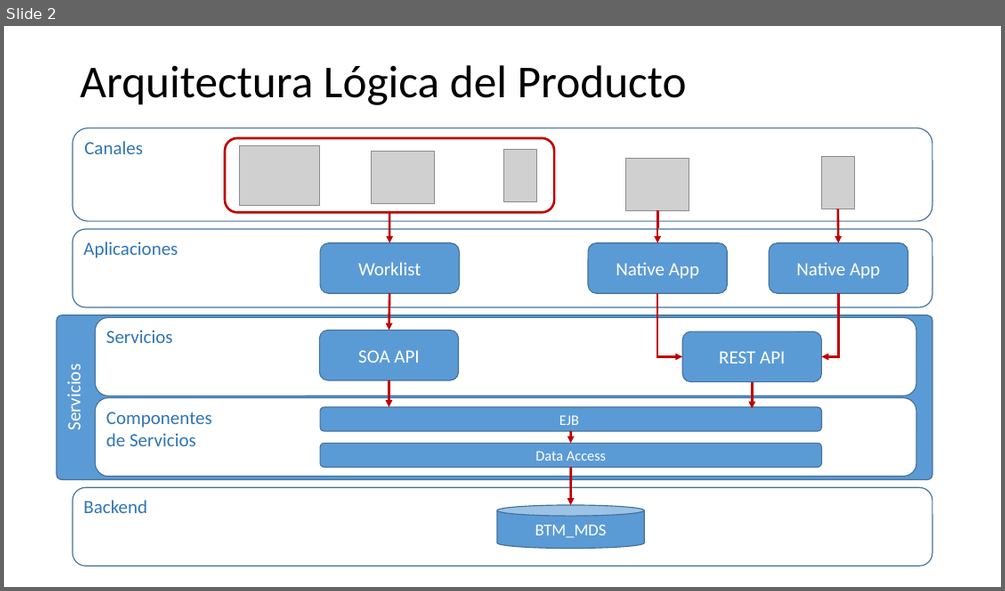
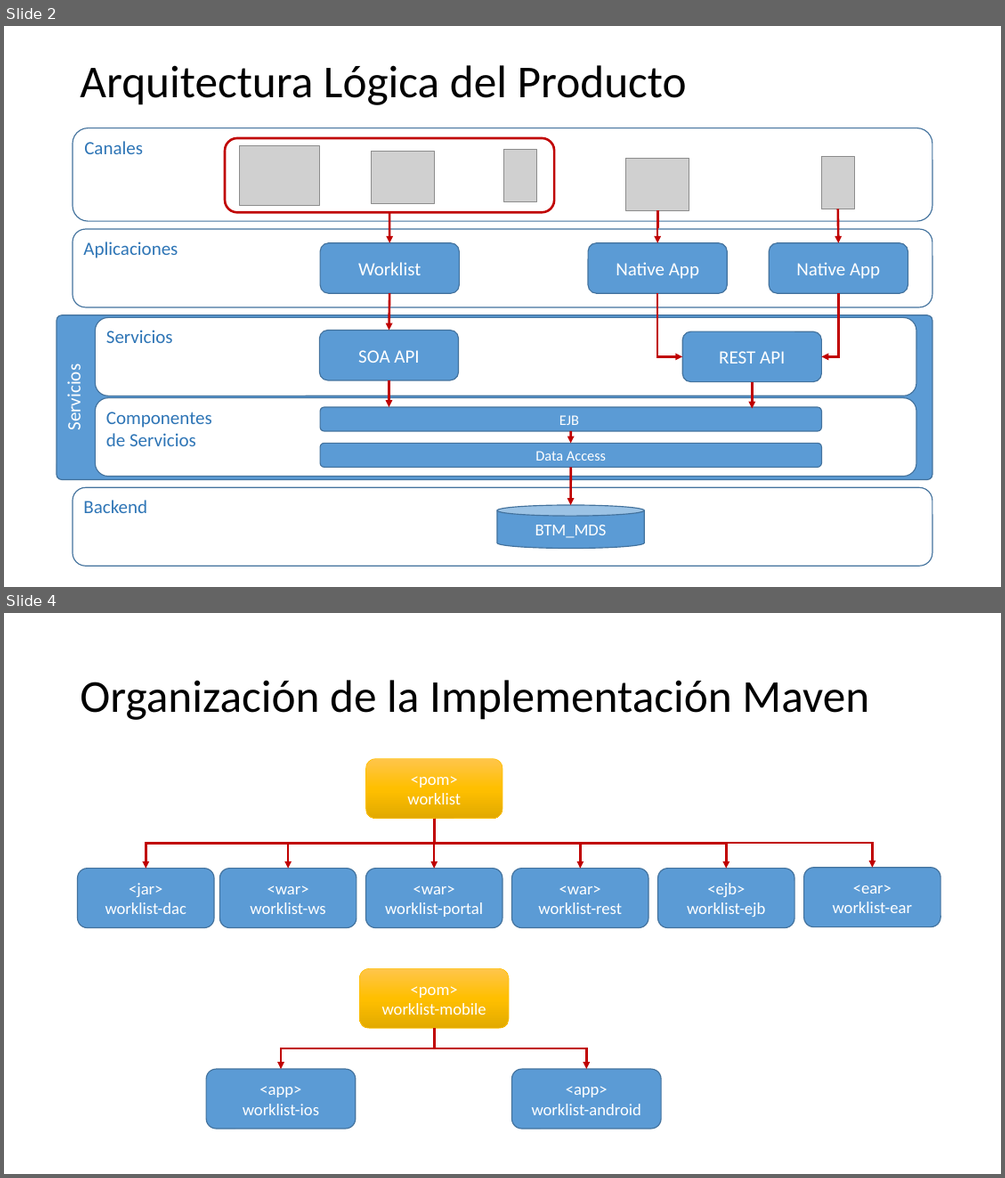
Before and after one commit to upcevo201402/bpm-btm, a slide deck: Diseno/Concepto_Arquitectura.pptx. Shown one above the other, each under a label of ours: slide 2 before the commit, slides 2 and 4 after it; the slides between them are not shown. The pictures are 1005x591 and 1005x1178 pixels, drawn with LibreOffice and Linux fonts; fonts in the diff are those of the drawing; grey boxes stand for pictures. Boxes give left, top, right and bottom in pixels: in the first picture for what was removed or moved away, otherwise in the second. Text is boxed around its words. In the diff, an @@ line names an element or a change of style, - is before the commit and + after.

```diff
--- a/Diseno/Concepto_Arquitectura.pptx
+++ b/Diseno/Concepto_Arquitectura.pptx
@@ slide 4 added at (4, 613, 1001, 1174), background #FFFFFF @@
@@ title added at (80, 680, 869, 720), 44 pt, text #000000 @@
+Organización de la Implementación Maven
@@ rounded rectangle added at (366, 759, 502, 819), fill gradient #FFC64B to #FFC000 to #E3AB00, outline #FFC000 0.5 pt, 16 pt, text #FFFFFF @@
+<pom>
+worklist
@@ elbow arrow added from (434, 819) to (146, 868), #C00000 2.25 pt @@
@@ elbow arrow added from (434, 819) to (288, 868), #C00000 2.25 pt @@
@@ elbow arrow added from (434, 819) to (727, 868), #C00000 2.25 pt @@
@@ elbow arrow added from (434, 819) to (581, 868), #C00000 2.25 pt @@
@@ elbow arrow added from (434, 819) to (434, 868), #C00000 2.25 pt @@
@@ elbow arrow added from (434, 819) to (872, 868), #C00000 2.25 pt @@
@@ rounded rectangle added at (77, 868, 214, 928), fill #5B9BD5, outline #43739E 1 pt, 16 pt, text #FFFFFF @@
+<jar>
+worklist-dac
@@ rounded rectangle added at (220, 868, 357, 928), fill #5B9BD5, outline #43739E 1 pt, 16 pt, text #FFFFFF @@
+<war>
+worklist-ws
@@ rounded rectangle added at (366, 868, 502, 928), fill #5B9BD5, outline #43739E 1 pt, 16 pt, text #FFFFFF @@
+<war>
+worklist-portal
@@ rounded rectangle added at (512, 868, 648, 928), fill #5B9BD5, outline #43739E 1 pt, 16 pt, text #FFFFFF @@
+<war>
+worklist-rest
@@ rounded rectangle added at (657, 868, 794, 928), fill #5B9BD5, outline #43739E 1 pt, 16 pt, text #FFFFFF @@
+<ejb>
+worklist-ejb
@@ rounded rectangle added at (804, 868, 941, 927), fill #5B9BD5, outline #43739E 1 pt, 16 pt, text #FFFFFF @@
+<ear>
+worklist-ear
@@ rounded rectangle added at (359, 968, 509, 1028), fill gradient #FFC64B to #FFC000 to #E3AB00, outline #FFC000 0.5 pt, 16 pt, text #FFFFFF @@
+<pom>
+worklist-mobile
@@ elbow arrow added from (434, 1028) to (281, 1070), #C00000 2.25 pt @@
@@ elbow arrow added from (434, 1028) to (587, 1070), #C00000 2.25 pt @@
@@ rounded rectangle added at (206, 1070, 356, 1129), fill #5B9BD5, outline #43739E 1 pt, 16 pt, text #FFFFFF @@
+<app>
+worklist-ios
@@ rounded rectangle added at (512, 1070, 662, 1129), fill #5B9BD5, outline #43739E 1 pt, 16 pt, text #FFFFFF @@
+<app>
+worklist-android
```
Also in this commit, not shown: 1 other slide added.
